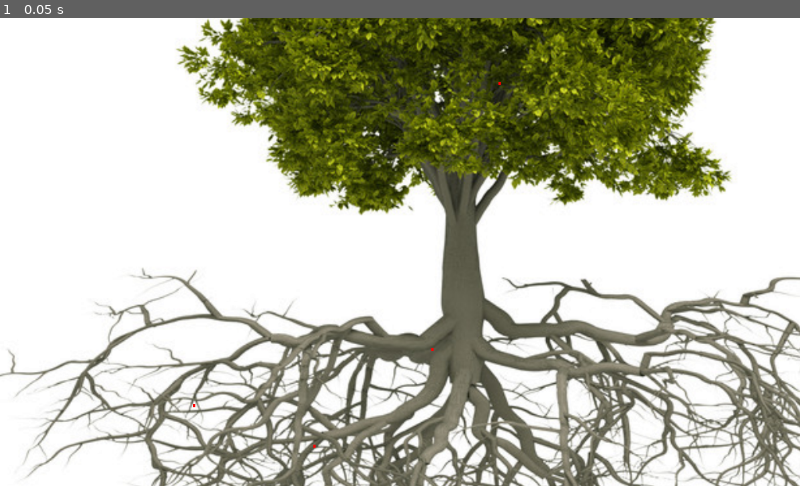
Above: before the commit, frame 1.
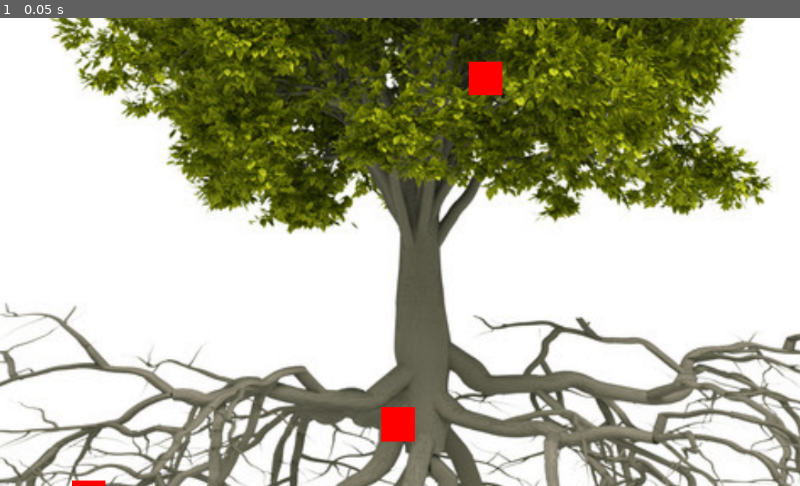
Above: after the commit, the same moment.

Repository: TaneliR/fgj2023
Game: Godot game, scene res://Scenes/PaavosTestScene.tscn
Two runs of this game, one before a commit and one after it. Both use one fixed random seed, a clock stepped at 60 frames per second and the inputs below.
Inputs:
- Up to frame 1 (0.05 s): no input

The runs differ from the first frame. In frame 1, 49% of the frame differs, in the area x 0-100%, y 0-100%.

Commit message:
working camera shake function

Diff:
--- a/Roots/Scenes/PaavosTestScene.tscn
+++ b/Roots/Scenes/PaavosTestScene.tscn
@@ -17,10 +17,12 @@
 
 [node name="Camera2D" type="Camera2D" parent="CameraNode"]
 current = true
-zoom = Vector2( 3, 3 )
 script = ExtResource( 4 )
+shake_intensity = 13.0
+shake_duration = 0.75
 
 [node name="NodeRandomizer" type="Node2D" parent="."]
 script = ExtResource( 2 )
 
 [connection signal="average_signal" from="CameraNode" to="CameraNode/Camera2D" method="_on_CameraNode_average_signal"]
+[connection signal="max_distance" from="CameraNode" to="CameraNode/Camera2D" method="_on_CameraNode_max_distance"]
--- a/Roots/Scripts/PaavoCamera.gd
+++ b/Roots/Scripts/PaavoCamera.gd
@@ -1,4 +1,39 @@
 extends Camera2D
+
+# This affects how the camera zooms out based on the distance
+# of the two most distant nodes on screen. Default tested value 5000
+export var zoom_multiplier = 5000
+
+export var shake_intensity = 0.5
+export var shake_duration = 0.3
+
+var shake_timer = 0
+
+func start_shake():
+	shake_timer = shake_duration
+
+func _process(delta):
+	if shake_timer > 0:
+		# Decrement the shake timer
+		shake_timer -= delta
+
+		# Set a random offset for the camera position
+		position = Vector2(
+			rand_range(-shake_intensity, shake_intensity),
+			rand_range(-shake_intensity, shake_intensity)
+		)
+
+		# Fade out the shake intensity over time
+		shake_intensity *= (1 - delta / shake_duration)
+
+	else:
+		position = Vector2(0, 0)
+
+func _on_ready():
+	smoothing_enabled = true
 
 func _on_CameraNode_average_signal(average_signal):
 	position = average_signal		# set camera pos
+
+func _on_CameraNode_max_distance(max_distance):
+	set_zoom(Vector2(zoom_multiplier / max_distance, zoom_multiplier / max_distance))
--- a/Roots/Scripts/PaavoCameraManagerScript.gd
+++ b/Roots/Scripts/PaavoCameraManagerScript.gd
@@ -2,6 +2,7 @@
 
 export var target_node : NodePath
 signal average_signal
+signal max_distance
 
 func _ready():
 
@@ -19,6 +20,7 @@
 		print("Waiting for children to be instantiated...")
 		call_deferred("check_children")
 
+
 	## Calculate the average position between the nodes in the array
 
 	var total_x = 0
@@ -33,6 +35,7 @@
 
 	emit_signal("average_signal", Vector2(average_x, average_y))
 
+
 	# Calculate the distance between two of the most distant nodes
 	# and emit it as a signal to the camera
 
@@ -43,9 +46,10 @@
 			# Calculate the distance between the nodes
 			var distance = children[i].position.distance_to(children[j].position)
 
-			# Update max_distance if the current distance is larger
 			if distance > max_distance:
 				max_distance = distance
 
+	emit_signal("max_distance", float(max_distance))
+
 	print(max_distance)
 	# TODO: signal to camera and base the zoom level
--- a/Roots/Scripts/PaavoNodeRandomizer.gd
+++ b/Roots/Scripts/PaavoNodeRandomizer.gd
@@ -13,7 +13,7 @@
 		randNode.position = Vector2(randX,randY)
 
 		var color_rect = ColorRect.new()
-		color_rect.rect_size = Vector2(10, 10)
+		color_rect.rect_size = Vector2(100, 100)
 		color_rect.color = Color(1, 0, 0)
 
 		randNode.add_child(color_rect)
